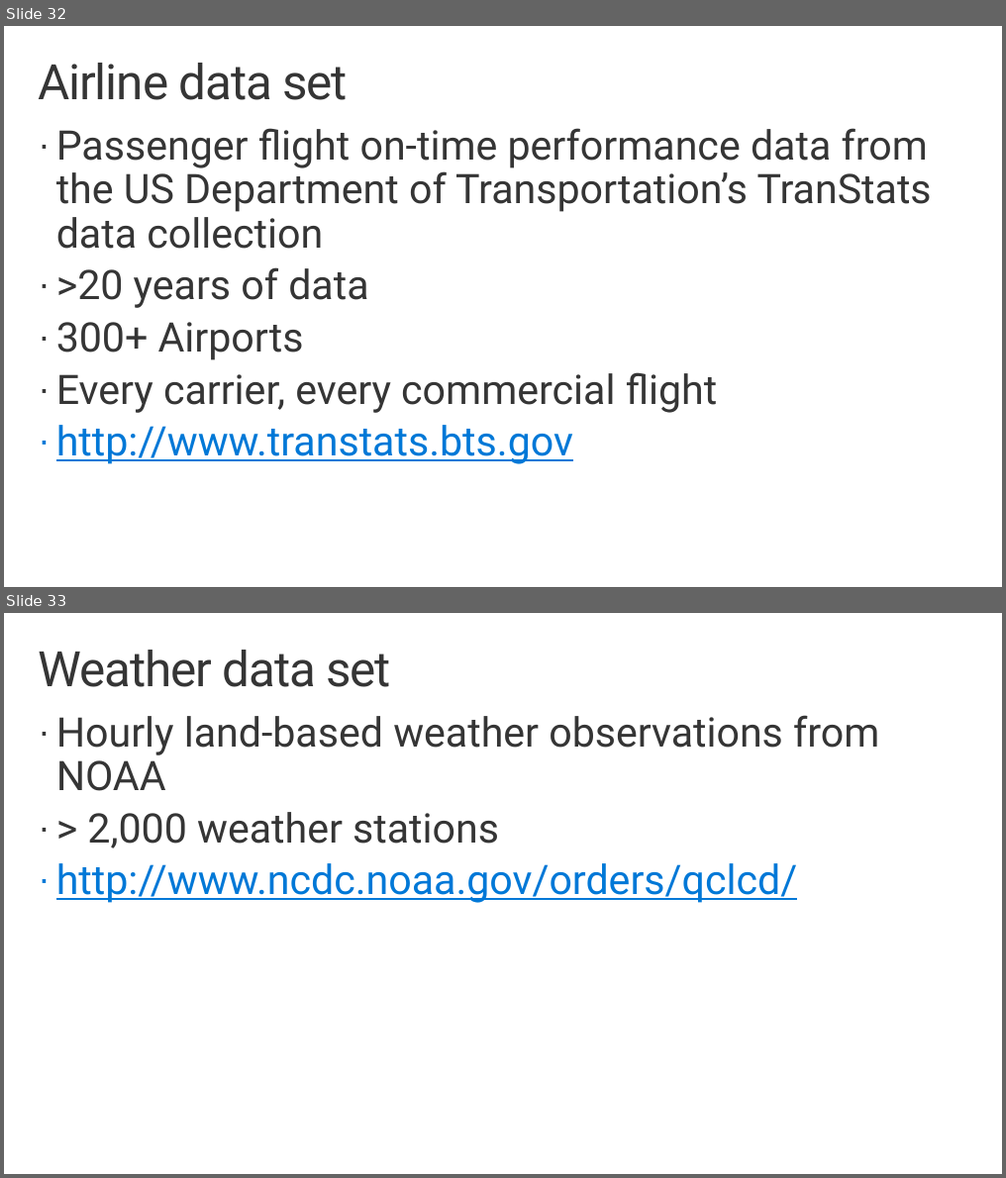
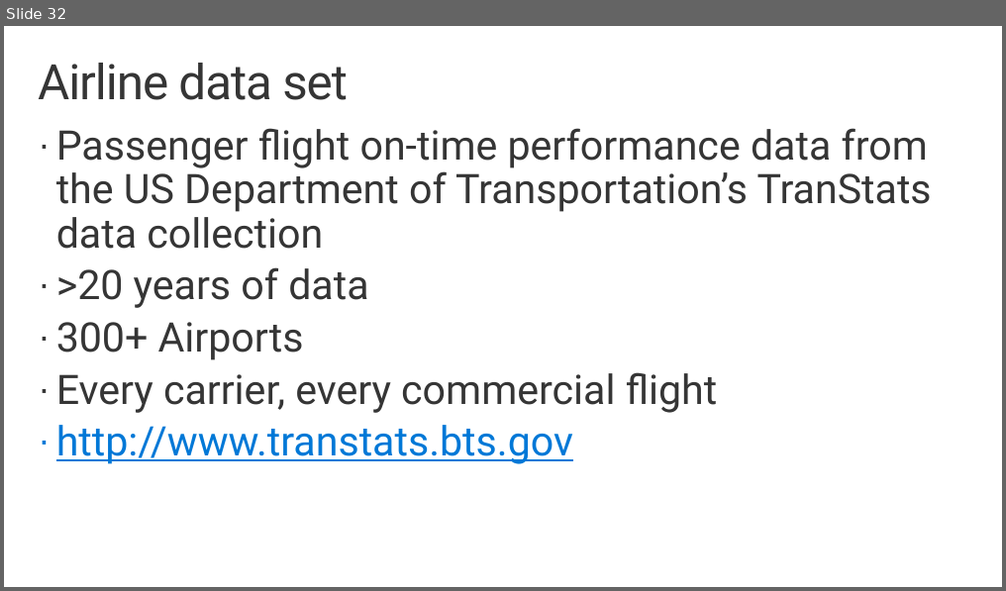
Before and after one commit to microsoft/AI-Immersion-Workshop, a slide deck: Applied Machine Learning for Developers/R server Tools for scaling R using Azure/docs/ToolsForScalingRUsingAzure.pptx. Shown one above the other, each under a label of ours: slides 32 and 33 before the commit, slide 32 after it. The pictures are 1006x1178 and 1006x591 pixels, drawn with LibreOffice and Linux fonts; fonts in the diff are those of the drawing; background and template pictures are left out. Boxes give left, top, right and bottom in pixels: in the first picture for what was removed or moved away, otherwise in the second. Text is boxed around its words. In the diff, an @@ line names an element or a change of style, - is before the commit and + after.

```diff
--- a/Applied Machine Learning for Developers/R server Tools for scaling R using Azure/docs/ToolsForScalingRUsingAzure.pptx
+++ b/Applied Machine Learning for Developers/R server Tools for scaling R using Azure/docs/ToolsForScalingRUsingAzure.pptx
@@ slide 33 removed at (4,613,1002,1174), background #FFFFFF @@
@@ title removed at (38,650,391,687) @@
-Weather data set
@@ text removed at (56,715,879,903) @@
-· Hourly land-based weather observations from NOAA
-· > 2,000 weather stations
-· http://www.ncdc.noaa.gov/orders/qclcd/
```
Also in this commit, not shown: 1 other file.
